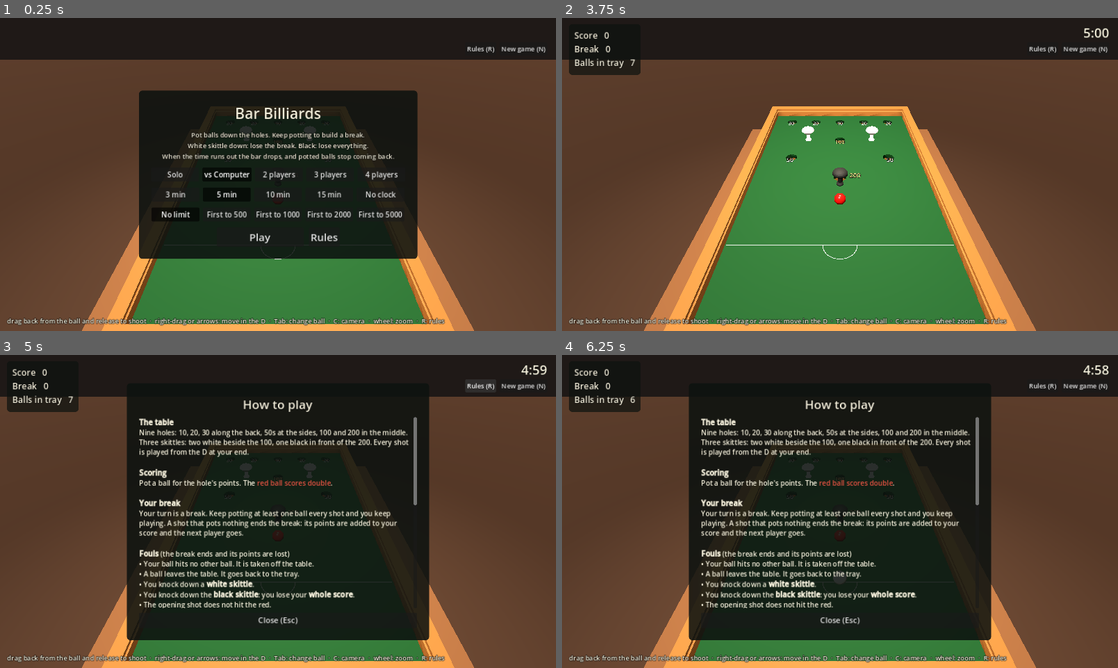
Above: before the commit, frames 1-4 (two rows, left to right).
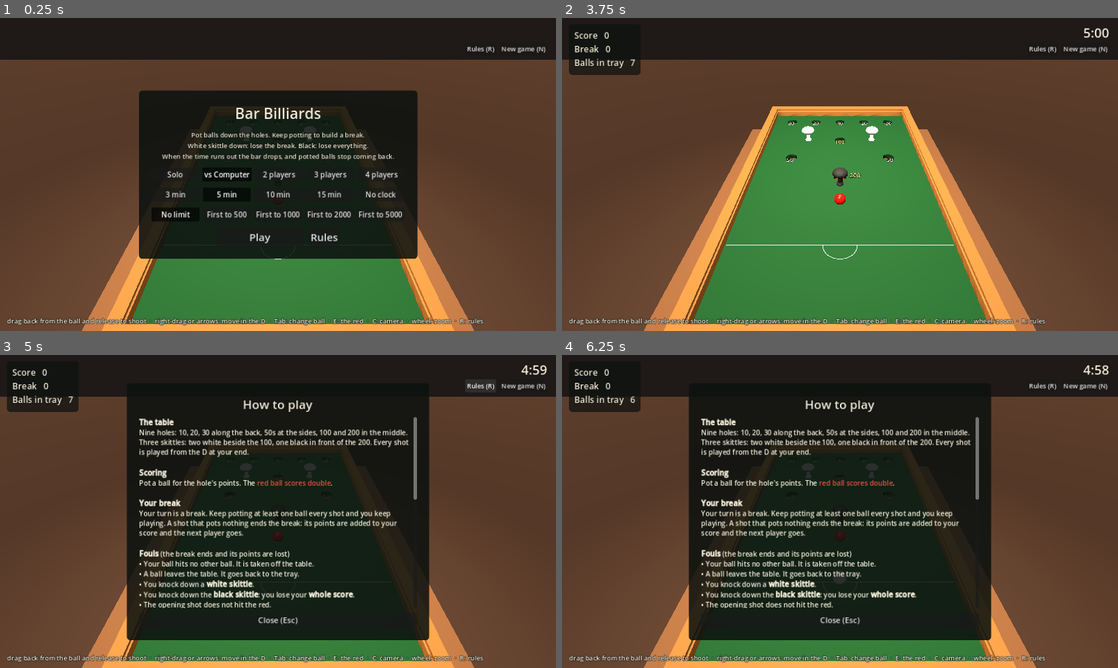
Above: after the commit, the same moments.

Repository: AidanJones/pocket_bar_billiards
Game: Godot game, scene res://main.tscn
Two runs of this game, one before a commit and one after it. Both use one fixed random seed, a clock stepped at 60 frames per second and the inputs below.
Inputs (mouse positions are in pixels of both pictures, inside the frame that each line leads up to):
- Up to frame 1 (0.25 s): no input
- Up to frame 2 (3.75 s): click "New game (N)" at 0.5 s; click "New game (N)" at 1.25 s; click "Solo" at 2 s; click "Solo" at 2.75 s; click "Play" at 3.5 s
- Up to frame 3 (5 s): click "Rules (R)" at 4.25 s
- Up to frame 4 (6.25 s): tap Enter at 5 s; move the mouse to (962, 495) at 5.02 s; hold Right 5.03-5.75 s; tap E at 5.1 s; click (962, 495) at 5.17 s; tap Space at 5.27, 5.75 s; tap Tab at 5.3 s; drag from (728, 527) to (812, 574) at 5.77 s

The runs differ from the first frame. In frame 1, 0.3% of the frame differs, in the area x 60-87%, y 95-98%; in frame 2, 0.3%; in frame 3, 0.3%, in the area x 60-87%, y 46-98%; in frame 4, 0.3%.

Commit message:
Game: play the red from the tray with E or a button; say it is not re-spotted
Co-Authored-By: Claude Opus 5.5 <noreply@anthropic.com>

Diff:
--- a/godot/scripts/game.gd
+++ b/godot/scripts/game.gd
@@ -120,6 +120,7 @@
 	add_child(hud)
 	hud.start_requested.connect(start_game)
 	hud.restart_requested.connect(new_game)
+	hud.red_requested.connect(toggle_red)
 	ai = AIScript.new()
 	ai.name = "Computer"
 	ai.game = self
@@ -632,6 +633,38 @@
 	_play_from_tray(choices[0])
 
 
+## What the red button offers the player now: "red" (it is in the tray),
+## "white" (the red is in hand and a white is waiting), or "" (neither).
+## Whether to bring the red into play is the player's call: it doubles a
+## pot, but a red left on the table doubles the next player's pot too.
+func red_choice() -> String:
+	if not can_aim() or not human_turn():
+		return ""
+	var waiting := _tray_balls()
+	if cue_ball == red_ball:
+		for b in waiting:
+			if b != red_ball:
+				return "white"
+		return ""
+	return "red" if red_ball in waiting else ""
+
+
+## Swap the ball in the D for the red, or back to a white (E, or the button).
+func toggle_red() -> void:
+	var choice := red_choice()
+	if choice == "":
+		return
+	var want: RigidBody3D = red_ball
+	if choice == "white":
+		for b in _tray_balls():
+			if b != red_ball:
+				want = b
+				break
+	_to_tray(cue_ball)
+	cue_ball = null
+	_play_from_tray(want)
+
+
 func _next_ball() -> void:
 	if rules.over:
 		_game_over()
@@ -702,7 +735,9 @@
 		_watch_shot(delta)
 	elif state == State.AIM and _auto_shots >= 0:
 		_autoplay(delta)
-	hud.show_board(rules, time_left, _tray_balls().size(), gate_down)
+	var tray := _tray_balls()
+	hud.show_board(rules, time_left, tray.size(), gate_down, red_ball in tray)
+	hud.show_red(red_choice())
 
 
 ## Felt or return system: each wants different physics (see FELT_*).
@@ -986,6 +1021,8 @@
 			KEY_TAB:
 				if human_turn():
 					swap_ball()
+			KEY_E:
+				toggle_red()
 			KEY_R:
 				hud.toggle_rules()
 			KEY_N:
--- a/godot/scripts/hud.gd
+++ b/godot/scripts/hud.gd
@@ -5,6 +5,7 @@
 
 signal start_requested(seats: Array, minutes: float, score_limit: int)
 signal restart_requested
+signal red_requested
 
 const RulesScript := preload("res://scripts/rules.gd")
 const INK := Color(0.96, 0.94, 0.86)
@@ -19,6 +20,7 @@
 var _clock := Label.new()
 var _flash := Label.new()
 var _help := Label.new()
+var _red: Button
 var _power := ProgressBar.new()
 var _board_box: PanelContainer
 var _menu: PanelContainer
@@ -63,7 +65,7 @@
 	_help.offset_top = -34
 	_help.offset_left = 16
 	_help.text = ("drag back from the ball and release to shoot  ·  right-drag or "
-		+ "arrows: move in the D  ·  Tab: change ball  ·  C: camera  ·  wheel: zoom  ·  R: rules")
+		+ "arrows: move in the D  ·  Tab: change ball  ·  E: the red  ·  C: camera  ·  wheel: zoom  ·  R: rules")
 	add_child(_help)
 
 	_power.set_anchors_preset(Control.PRESET_CENTER_BOTTOM)
@@ -81,6 +83,22 @@
 	_power.add_theme_stylebox_override("fill", fill)
 	add_child(_power)
 
+	# Offered only when the red is in the tray (or in hand, to put back).
+	_red = _button("", 18, func(): red_requested.emit())
+	_red.set_anchors_preset(Control.PRESET_CENTER_BOTTOM)
+	_red.offset_left = -110
+	_red.offset_right = 110
+	_red.offset_top = -124
+	_red.offset_bottom = -86
+	var red_face := StyleBoxFlat.new()
+	red_face.bg_color = Color(0.70, 0.13, 0.11)
+	red_face.set_corner_radius_all(6)
+	red_face.set_content_margin_all(6)
+	for look in ["normal", "hover", "pressed"]:
+		_red.add_theme_stylebox_override(look, red_face)
+	_red.visible = false
+	add_child(_red)
+
 	# Always there once the game is on: the rules, and a way out.
 	var corner := HBoxContainer.new()
 	corner.anchor_left = 1.0
@@ -110,7 +128,8 @@
 		_flash.modulate.a = clampf(_flash_left, 0.0, 1.0)
 
 
-func show_board(rules: RefCounted, seconds_left: float, in_tray: int, bar_down: bool) -> void:
+func show_board(rules: RefCounted, seconds_left: float, in_tray: int, bar_down: bool,
+		red_in_tray := false) -> void:
 	_board_box.visible = true
 	var lines: Array[String] = []
 	for i in range(rules.players):
@@ -120,7 +139,7 @@
 		var who: String = rules.names[i] if rules.players > 1 else "Score"
 		lines.append("%s%s   %d" % [mark, who, rules.totals[i]])
 	lines.append("Break   %d" % rules.break_score)
-	lines.append("Balls in tray   %d" % in_tray)
+	lines.append("Balls in tray   %d%s" % [in_tray, "  (red too)" if red_in_tray else ""])
 	if rules.target > 0:
 		lines.append("First to %d" % rules.target)
 	_board.text = "\n".join(lines)
@@ -133,6 +152,12 @@
 		var s := maxi(0, ceili(seconds_left))
 		_clock.text = "%d:%02d" % [s / 60, s % 60]
 		_clock.add_theme_color_override("font_color", INK)
+
+
+## "red", "white" or "" (hidden): see game.red_choice().
+func show_red(choice: String) -> void:
+	_red.visible = choice != ""
+	_red.text = "Play the red (E)" if choice == "red" else "Play a white (E)"
 
 
 func hide_menu() -> void:
--- a/godot/scripts/rules.gd
+++ b/godot/scripts/rules.gd
@@ -46,7 +46,7 @@
 At the start, and whenever the table is cleared, the red is put on its spot and the first shot must hit it.
 
 [b]Balls[/b]
-Seven white and one red. Potted balls roll back to the tray and are played again. A ball left behind the baulk line goes …(101 unchanged characters)…
+Seven white and one red. Potted balls roll back to the tray and are played again, the red included: it is not re-spotted. Whether to bring the red back into play is up to you. It doubles your pot, but left on the table it doubles the next player's too. A ball left behind the baulk line goes …(101 unchanged characters)…
 
 [b]Time and the bar[/b]
 When the clock runs out the bar drops: potted balls stay under the table and the game winds down. The last ball only scores in the 100 or 200, and only off a side cushion. The game ends when no ball is left to play.
@@ -55,7 +55,7 @@
 If one is set, the first to reach it wins at once.
 
 [b]Controls[/b]
-Drag back from the ball and let go to shoot: the further, the harder. Right-drag or the arrow keys move the ball in the D. Tab changes ball, C changes camera, the wheel zooms, R shows these rules."""
+Drag back from the ball and let go to shoot: the further, the harder. Right-drag or the arrow keys move the ball in the D. Tab changes ball, E plays the red when it is in the tray (the red button does the same), C changes camera, the wheel zooms, R shows these rules."""
 
 var players := 1
 var names: Array[String] = ["Player 1"]
--- a/godot/tests/test_game.gd
+++ b/godot/tests/test_game.gd
@@ -48,6 +48,7 @@
 	await test_score_limit()
 	await test_four_players()
 	await test_rerack()
+	await test_choose_the_red()
 	await test_time_drops_bar()
 	await test_last_ball_wrong_hole()
 	await test_pace_model()
@@ -374,6 +375,25 @@
 	await frames(5)
 	eq(game.on_felt(game.red_ball), true, "red on the table")
 	eq(game._tray_balls().size(), game.balls.size() - 1, "every white in the tray")
+
+
+func test_choose_the_red() -> void:
+	await setup("the red can be chosen from the tray, and put back")
+	eq(game.red_choice(), "", "red on its spot: nothing to offer")
+	game._to_tray(game.red_ball)
+	await until(func(): return game.red_ball in game._tray_balls(), 5.0)
+	eq(game.red_choice(), "red", "red in the tray: offered")
+	game.toggle_red()
+	eq(game.cue_ball, game.red_ball, "the red is in hand")
+	eq(game.can_aim(), true, "and ready to play from the D")
+	eq(game.red_choice(), "white", "then a white is offered instead")
+	game.toggle_red()
+	await until(func(): return game.red_ball in game._tray_balls(), 5.0)
+	expect(game.cue_ball != game.red_ball and game.cue_ball != null, "back to a white")
+	game.rules.current = 1
+	game.rules.computer[1] = true
+	eq(game.red_choice(), "", "not offered on the computer's turn")
+	game.rules.computer[1] = false
 
 
 func test_time_drops_bar() -> void:
Not shown, changed: TODO.md
